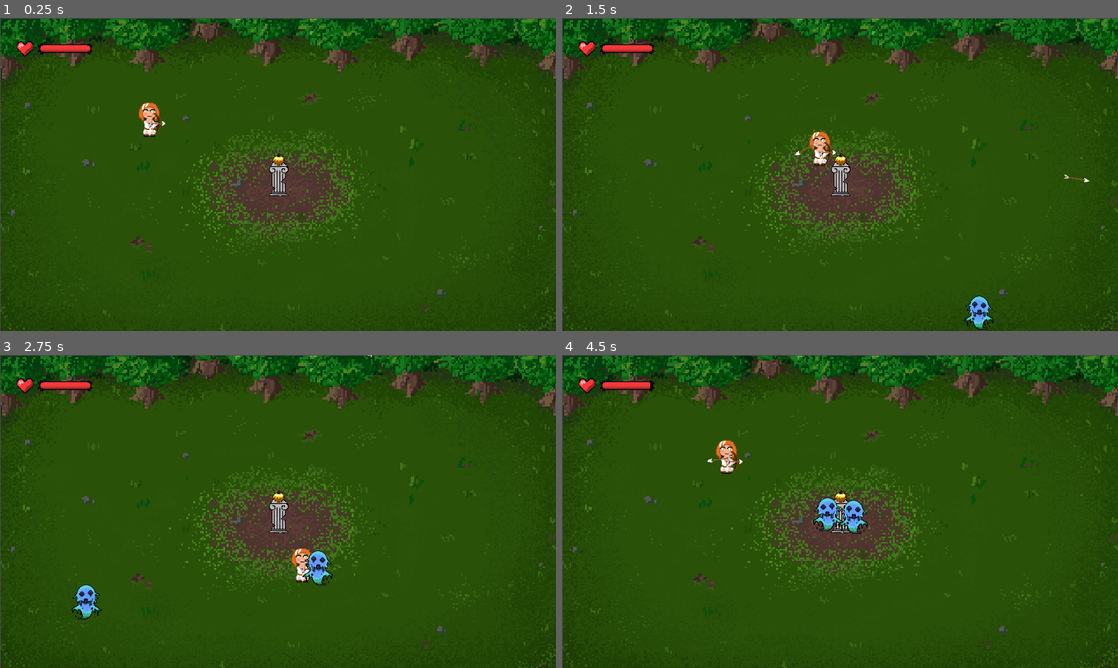
Above: before the commit, frames 1-4 (two rows, left to right).
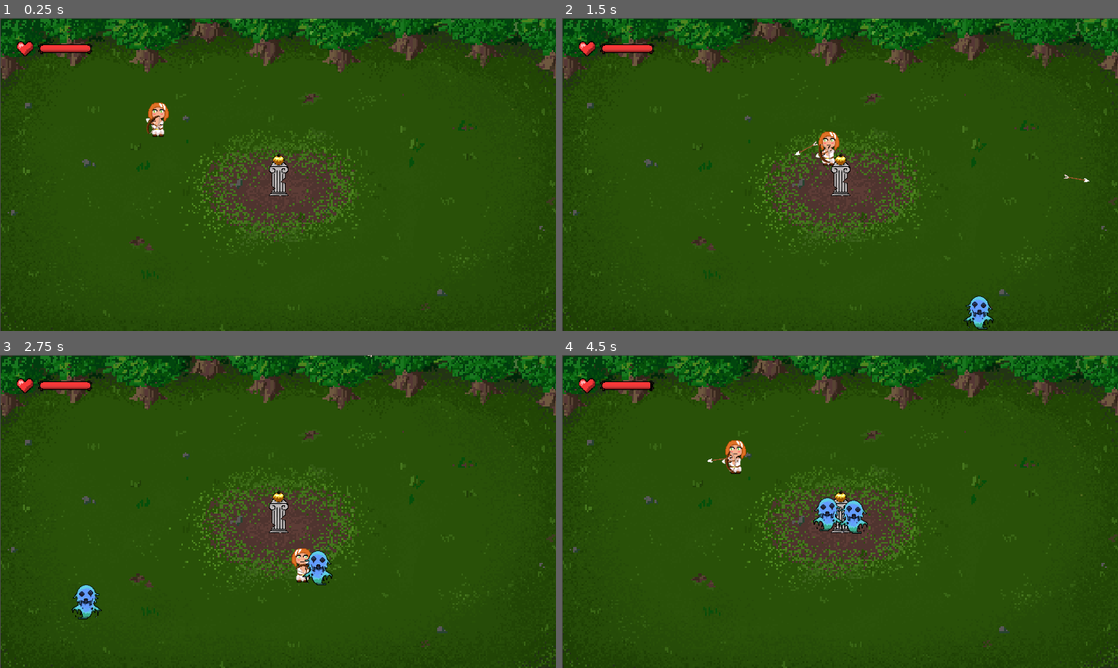
Above: after the commit, the same moments.

Repository: moisesjbc/atalanta-golden-odyssey
Game: Godot game, scene res://gameplay/main_stable/main_stable.tscn
Same seed, same stepped clock (60 frames per second), same inputs: the game is played once before the commit and once after it.
Inputs (mouse positions are in pixels of both pictures, inside the frame that each line leads up to):
- Up to frame 1 (0.25 s): no input
- Up to frame 2 (1.5 s): move the mouse to (962, 158) at 0.52 s; hold Right (ui_right) 0.53-1.28 s; click (962, 158) at 0.67 s; move the mouse to (728, 190) at 1.27 s; hold Down (ui_down) from 1.28 s (still down); click (728, 190) at 1.42 s
- Up to frame 3 (2.75 s): move the mouse to (333, 442) at 2.02 s; release Down (ui_down) at 2.03 s; hold Right (ui_right) from 2.03 s (still down); click (333, 442) at 2.17 s
- Up to frame 4 (4.5 s): move the mouse to (812, 574) at 2.77 s; release Right (ui_right) at 2.78 s; hold Up (ui_up) 2.78-3.53 s; click (812, 574) at 2.92 s; move the mouse to (1006, 558) at 3.52 s; hold Left (ui_left) from 3.53 s (still down); click (1006, 558) at 3.67 s; move the mouse to (673, 464) at 4.27 s; click (673, 464) at 4.42 s

The runs differ from the first frame. In frame 1, 0.5% of the frame differs, in the area x 24-31%, y 26-38%; in frame 2, 0.4%; in frame 3, less than 0.1%; in frame 4, 0.4%.

Commit message:
Add arrow rotation

Diff:
--- a/godot-project/gameplay/player/player.gd
+++ b/godot-project/gameplay/player/player.gd
@@ -24,6 +24,9 @@
 	elif Input.is_action_pressed("ui_down"):
 		velocity.y = 1
 
+	$bow.look_at(get_global_mouse_position())
+	$animated_sprite.flip_h = get_global_mouse_position().x < global_position.x
+
 	if $cooldown_timer.is_stopped() and Input.is_mouse_button_pressed(BUTTON_LEFT):
 		$cooldown_timer.start(cooldown)
 		var bullet = bullet_scene.instance()
--- a/godot-project/gameplay/player/player.tscn
+++ b/godot-project/gameplay/player/player.tscn
@@ -1,8 +1,9 @@
-[gd_scene load_steps=8 format=2]
+[gd_scene load_steps=9 format=2]
 
-[ext_resource path="res://gameplay/player/atalanta-Sheet.png" type="Texture" id=1]
+[ext_resource path="res://gameplay/player/spritesheetSheet.png" type="Texture" id=1]
 [ext_resource path="res://gameplay/player/player.gd" type="Script" id=2]
 [ext_resource path="res://gameplay/player/Vuelo_flecha.wav" type="AudioStream" id=3]
+[ext_resource path="res://gameplay/player/manosyarco4.png" type="Texture" id=4]
 
 [sub_resource type="RectangleShape2D" id=1]
 extents = Vector2( 30.5, 59.5 )
@@ -44,3 +45,8 @@
 
 [node name="arrow" type="AudioStreamPlayer" parent="."]
 stream = ExtResource( 3 )
+
+[node name="bow" type="Sprite" parent="."]
+position = Vector2( 0, 18 )
+scale = Vector2( 2, 2 )
+texture = ExtResource( 4 )
Binary file removed: godot-project/gameplay/player/atalanta-Sheet.png
Binary file added: godot-project/gameplay/player/manosyarco4.png
Not shown, added: godot-project/gameplay/player/manosyarco4.png.import
Binary file added: godot-project/gameplay/player/spritesheetSheet.png
Not shown, added: godot-project/gameplay/player/spritesheetSheet.png.import
